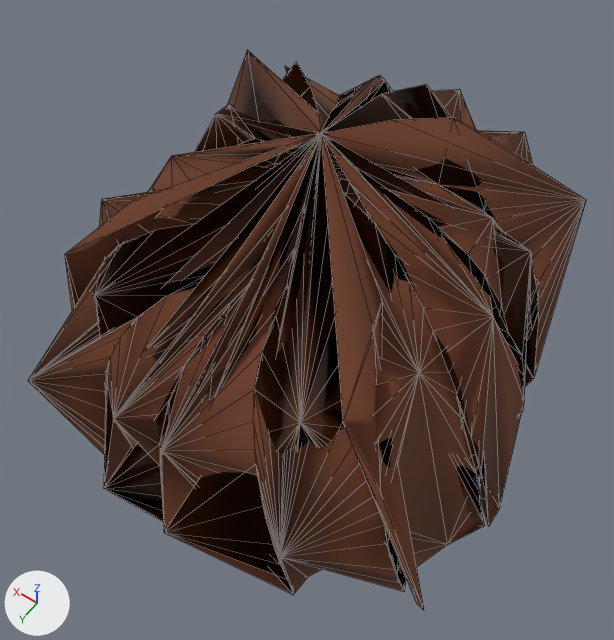
A saved change to the glTF model web/public/assets/characters/v6/hair/full/hair_layered_shag.glb.
Both versions are drawn from a camera (50 mm lens) standing at (-0.394, 0.643, 1.676) and looking at (0.025, 0.057, 0.755). Arrows for +X, +Y and +Z are at lower left; the lights stay in place. The picture after the commit comes second. Mesh edges are drawn as thin lines. Vertices at exactly the same position are counted once.

The first picture shows 'hair_layered_shag'.
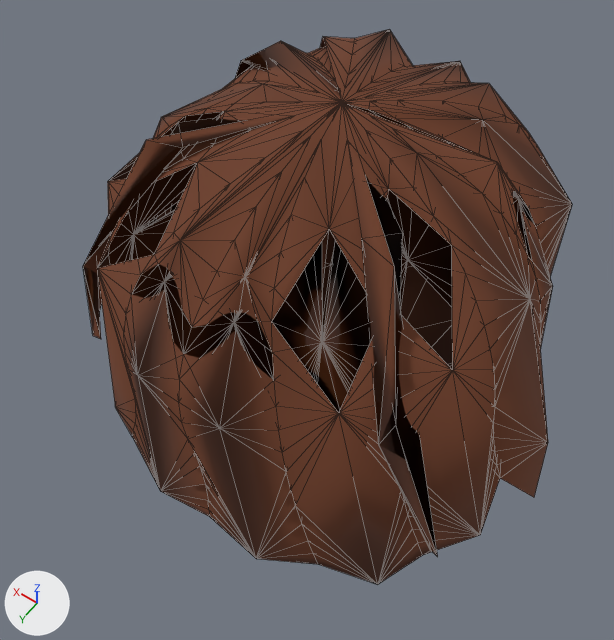
Where the change shows, as pixel boxes (x1, y1, x2, y2) in the pictures (614 x 640 px; the box of a moved part takes in the faces that stretch with it):
'hair_layered_shag', reshaped (12% narrower): before (28, 50, 586, 610); after (83, 29, 572, 584)
part 1 of me_hair_layered_shag, rebuilt (12% narrower): before (28, 50, 586, 610); after (83, 29, 572, 584)
part 2 of me_hair_layered_shag, moved or reshaped (mostly hidden): before (255, 137, 464, 420); after (177, 202, 453, 370)

The change, as a diff of the scene's bpy script:
```diff
--- a/web/public/assets/characters/v6/hair/full/hair_layered_shag.glb.py
+++ b/web/public/assets/characters/v6/hair/full/hair_layered_shag.glb.py
@@ me_hair_layered_shag @@
 # used by ob_hair_layered_shag; location = (0.0, 0.0, 0.0)
-me_hair_layered_shag.from_pydata(...)  # 806 vertices, 1327 faces; spans x -0.312..0.425, y -0.364..0.413, z 0.462..1.091
+me_hair_layered_shag.from_pydata(...)  # 610 vertices, 1621 faces; spans x -0.341..0.352, y -0.267..0.322, z 0.481..1.105
+# me_hair_layered_shag part 1: the loose piece of 621 vertices spanning x -0.312..0.425, y -0.364..0.413, z 0.462..1.091 is rebuilt with 433 vertices and now spans x -0.341..0.352, y -0.267..0.322, z 0.481..1.105
+# me_hair_layered_shag part 2: 172 vertices removed from x -0.218..0.218, y -0.176..0.189, z 0.596..1.001; 167 vertices added at x -0.249..0.219, y -0.212..0.234, z 0.596..1.004
+# other edits to the shape of me_hair_layered_shag do not show in these pictures
 me_hair_layered_shag.materials.append(mat_m_hair)
```
